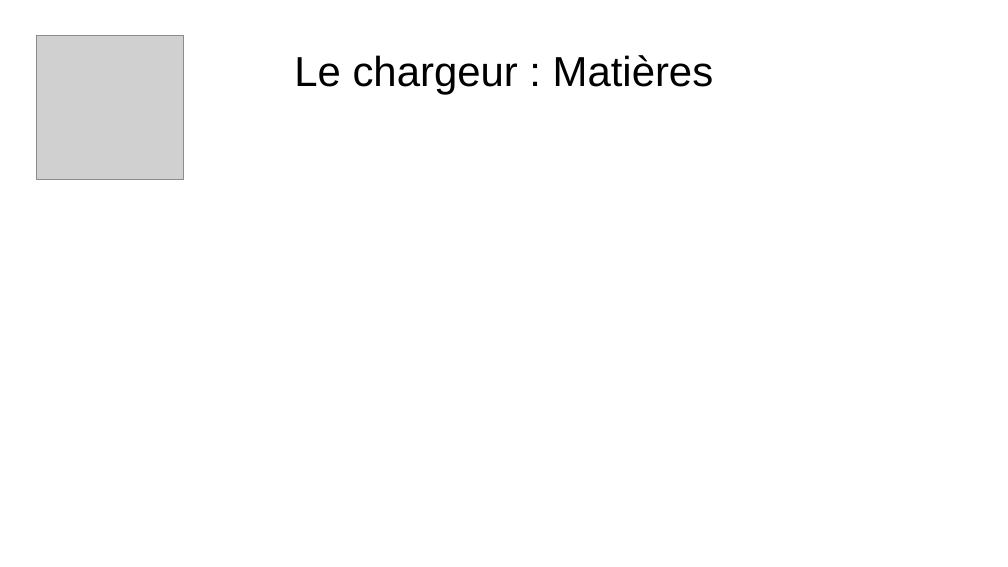
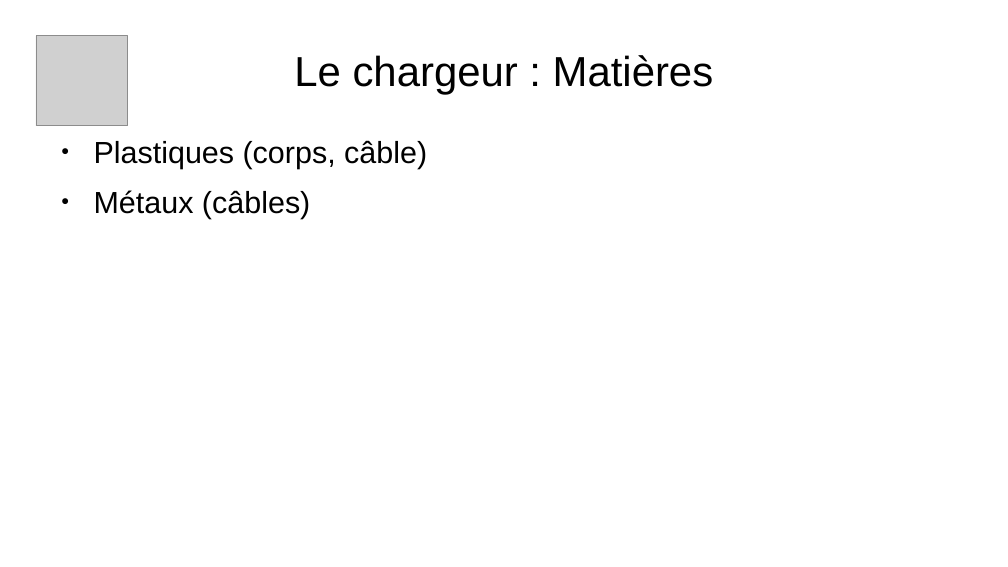
Before and after one commit to Merliin42/Cours-Techno, a slide deck: slide 20 of Introduction/Correction Activité.odp. Drawn at 1008x567 pixels with LibreOffice and Linux fonts; fonts in the diff are those of the drawing; grey boxes stand for pictures; background and template pictures are left out. Boxes give left, top, right and bottom in pixels: in the first picture for what was removed or moved away, otherwise in the second. Text is boxed around its words. In the diff, an @@ line names an element or a change of style, - is before the commit and + after.

```diff
--- a/Introduction/Correction Activité.odp
+++ b/Introduction/Correction Activité.odp
@@ picture: place and size @@
-picture at (36,36,183,179)
+picture at (36,36,128,125)
@@ text added at (94,140,427,219), 24 pt, text #000000 @@
+● Plastiques (corps, câble)
+● Métaux (câbles)
```
Also in this commit, not shown: 19 other slides changed, 4 other files.
